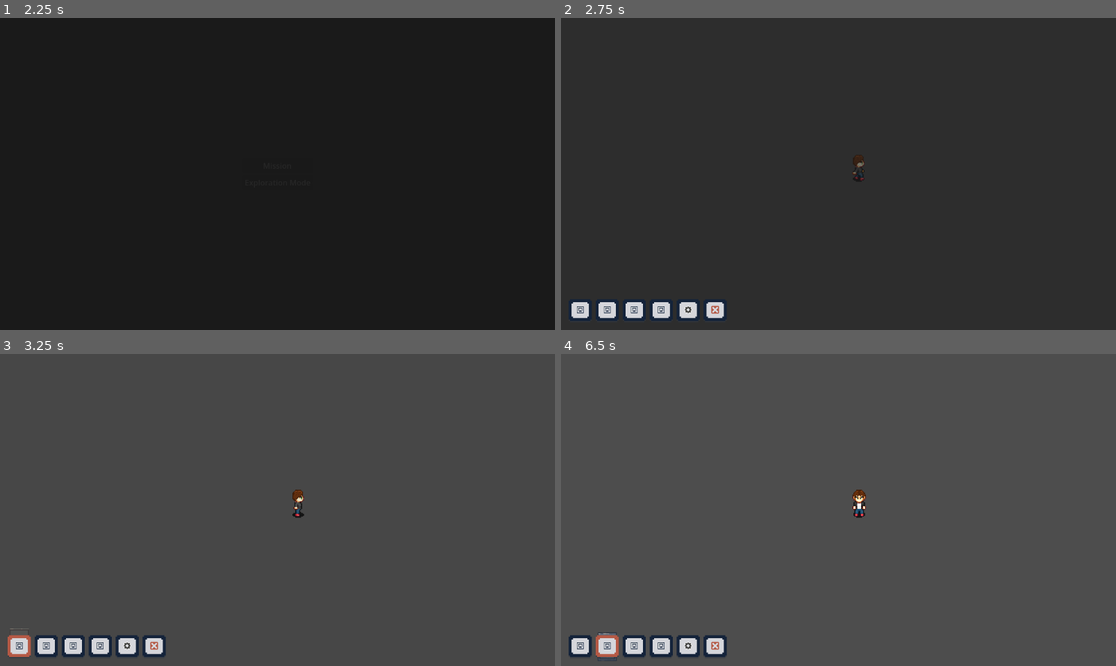
Above: before the commit, frames 1-4 (two rows, left to right).
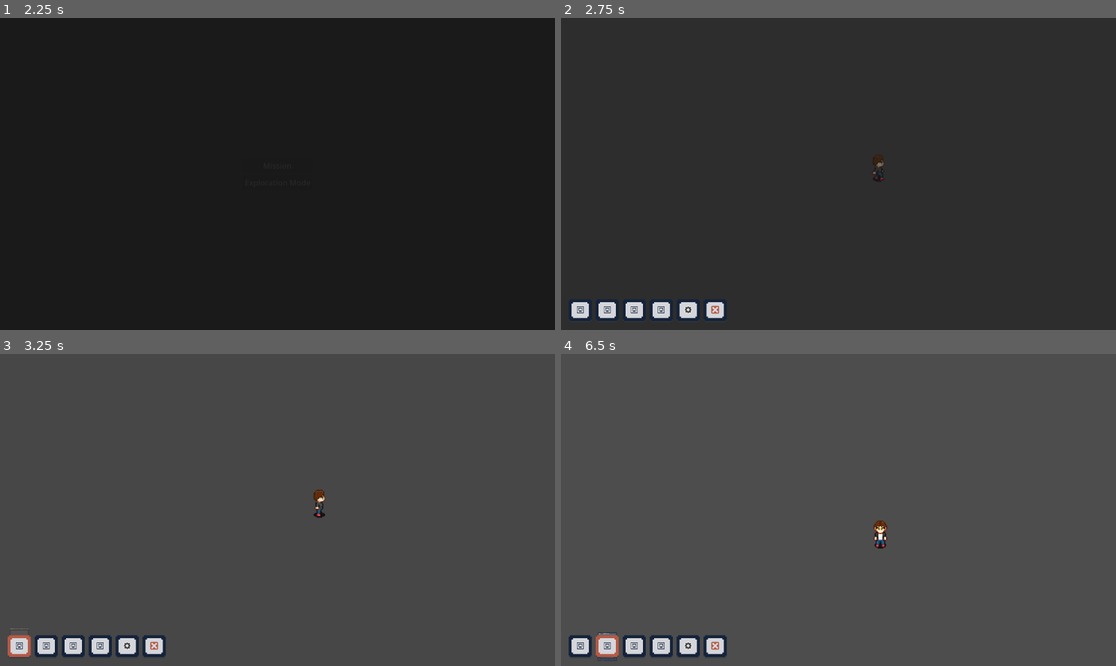
Above: after the commit, the same moments.

Repository: LutfiNR/troubleshooter
Game: Godot game, scene res://user_interface/menu.tscn
Same seed, same stepped clock (60 frames per second), same inputs: the game is played once before the commit and once after it. Before the commit the project has no main scene; this scene is started directly in both runs.
Inputs (mouse positions are in pixels of both pictures, inside the frame that each line leads up to):
- Up to frame 1 (2.25 s): click "Mission" at 0.5 s; click "Exploration Mode" at 1.25 s; move the mouse to (399, 158) at 2.02 s; press the mouse at (399, 158) at 2.03 s; hold D (move_right) from 2.03 s (still down)
- Up to frame 2 (2.75 s): keep holding D (move_right)
- Up to frame 3 (3.25 s): release D (move_right) at 2.75 s; release the mouse at (399, 494) at 2.75 s; click (16, 647) at 2.75 s
- Up to frame 4 (6.5 s): click (633, 647) at 3.5 s; click (688, 647) at 4.25 s; click (605, 647) at 5 s; tap Enter at 5.75 s; hold S (move_down) from 5.78 s (still down); click (605, 647) at 5.85 s

Frame 1 is identical in both runs. In frame 2, 0.2% of the frame differs, in the area x 52-59%, y 43-53%; in frame 3, 0.3%; in frame 4, 0.4%, in the area x 52-59%, y 43-63%.

Commit message:
[feat][Device Management] Binding Data & Device Management
- add binding data to entities

Diff:
--- a/autoloads/network_manager.gd
+++ b/autoloads/network_manager.gd
@@ -1,5 +1,6 @@
 extends Node
 class_name Networkmanager
+signal device_updated(id: String)
 
 enum PlayMode{
 	MISSION,
@@ -7,24 +8,15 @@
 }
 
 var play_mode: PlayMode
-# temp var for generating computer's id
-var computer_number_id: int = -1
+# temp var for generating id's device
+var computer_number_id: int = 0
+var server_number_id: int = 0
+var router_number_id: int = 0
+var switch_number_id: int = 0
 var computer_devices: Dictionary[String,ComputerDevice]
-var router_number_id: int = -1
 #var computer_devices: Dictionary[String,ServerDevice]
-var server_number_id: int = -1
 #var computer_devices: Dictionary[String,RouterDevice]
-var switch_number_id: int = -1
 #var computer_devices: Dictionary[String,SwitchDevice]
-
-func setup_device(device_type)-> void:
-	var device
-	if device_type == PlaceableItem.Type.COMPUTER:
-		device = ComputerDevice.new(_generate_id(device_type))
-		computer_devices[device.id] = device
-		print("[NETWORK MANAGER] Total Device: " + str(computer_devices.size()))
-	if device:
-		print("[NETWORK MANAGER] Setup Device " + device.id)
 
 func _generate_id(type: PlaceableItem.Type)-> String:
 	var id: String
@@ -41,3 +33,27 @@
 		#id = "switch_" + str(switch_number_id)
 		#switch_number_id += 1
 	return id
+func setup_device(device_type)-> void:
+	var device
+	if device_type == PlaceableItem.Type.COMPUTER:
+		device = ComputerDevice.new(_generate_id(device_type))
+		computer_devices[device.id] = device
+		print("[NETWORK MANAGER] Total Device: " + str(computer_devices.size()))
+	if device:
+		print("[NETWORK MANAGER] Setup Device " + device.id)
+
+func get_device(id: String):
+	if computer_devices.get(id):
+		return computer_devices.get(id)
+	return null
+
+func set_device_power(id: String)-> void:
+	var dev = get_device(id)
+	if dev == null:
+		return
+	if dev.power == NetworkDevice.PowerState.ON:
+		dev.set_power(NetworkDevice.PowerState.OFF)
+	else:
+		dev.set_power(NetworkDevice.PowerState.ON)
+	print("[NetworkManager] ", dev.id, "'s Power State change to ", dev.power)
+	device_updated.emit(id)
--- a/components/network_device/computer/computer_device.gd
+++ b/components/network_device/computer/computer_device.gd
@@ -9,3 +9,8 @@
 @export var ip_allocation_type: IPAllocationType = IPAllocationType.STATIC
 @export var default_gateway: String = ""
 @export var dns_server: String = ""
+@export var interface: NetworkInterface
+
+func _init(_id: String) -> void:
+	id = _id
+	interface = NetworkInterface.new("eth0")
--- a/components/network_device/network_device.gd
+++ b/components/network_device/network_device.gd
@@ -10,8 +10,11 @@
 @export var hostname: String = ""
 @export var power: PowerState = PowerState.OFF
 
-func _init(_id: String) -> void:
-	id = _id
+func set_hostname(_hostname)-> void:
+	hostname = _hostname
+
+func set_power(_power: PowerState)-> void:
+	power = _power
 
 func verify_configuration(correct_config: NetworkDevice)-> bool:
 	var is_correct = false
--- a/components/network_interface/network_interface.gd
+++ b/components/network_interface/network_interface.gd
@@ -19,33 +19,33 @@
 @export var export_ip_address: String = ""
 @export var export_subnet_mask: String = ""
 
-var ip_address: IPAddress = null
+var ip: IPAddress = null
 
-func _init() -> void:
+func _init(_id: String) -> void:
+	id = _id
 	setup_ip_address()
 
 func setup_ip_address() -> void:
 	# Layer 2 interfaces do not use IP
 	if is_layer2():
-		ip_address = null
+		ip = null
 		return
-	ip_address = IPAddress.new(
+	ip = IPAddress.new(
 		export_ip_address,
 		export_subnet_mask
 	)
-	if not ip_address.valid:
-		push_error(
-			"Invalid IP configuration on interface '%s'" % id
-		)
-		ip_address = null
+	if not ip.valid:
+		if ip.address != "":
+			push_error( "Invalid IP configuration on interface '%s'" % id)
+		ip = null
 
 func clear_ip_address() -> void:
 	export_ip_address = ""
 	export_subnet_mask = ""
-	ip_address = null
+	ip = null
 
 func has_ip_address() -> bool:
-	return ip_address != null
+	return ip != null
 
 func is_layer2() -> bool:
 	return layer == InterfaceLayer.SECONDLAYER
@@ -63,7 +63,7 @@
 	is_correct = is_correct and _verify_mac_address(correct_configuration.mac_address)
 	is_correct = is_correct and _verify_layer(correct_configuration.layer)
 	if is_layer3():
-		is_correct = is_correct and ip_address.verify_configuration(correct_configuration.ip_address)
+		is_correct = is_correct and ip.verify_configuration(correct_configuration.ip)
 	return is_correct
 
 func _verify_id(correct_id)-> bool:
--- /dev/null
+++ b/entities/computer/computer.gd
@@ -0,0 +1,78 @@
+extends StaticBody2D
+
+const FRAME_OFF_IDLE = 0
+const FRAME_OFF_HOVER = 1
+const FRAME_ON_IDLE = 2
+const FRAME_ON_HOVER = 3
+
+@export var id: String
+@export var sprite: Sprite2D
+@export var action_popup: VBoxContainer
+#@export var physical_scene: PackedScene
+#@export var desktop_scene: PackedScene
+
+var computer_number_id: int = 0
+var player_in_range: bool = false
+var device: ComputerDevice
+
+func _init() -> void:
+	id = _generate_id()
+
+func _ready() -> void:
+	NetworkManager.device_updated.connect(_on_device_updated)
+
+func load_device_data() -> void:
+	if id == "":
+		push_error("[" + name + "] ID is empty!")
+		return
+	device = NetworkManager.get_device(id)
+	if device:
+		_update_visual()
+	else:
+		push_error("[" + name + "] Failed to load device with id: " + id)
+
+func interact() -> void:
+	if not player_in_range: return
+
+	if action_popup:
+		if action_popup.is_open():
+			await action_popup.close()
+		else:
+			await action_popup.open()
+
+func _update_visual() -> void:
+	if device == null or sprite == null: return
+
+	var is_on = (device.power == NetworkDevice.PowerState.ON)
+	if player_in_range:
+		sprite.frame = FRAME_ON_HOVER if is_on else FRAME_OFF_HOVER
+	else:
+		sprite.frame = FRAME_ON_IDLE if is_on else FRAME_OFF_IDLE
+
+func _on_device_updated(updated_device_id: String) -> void:
+	if updated_device_id == id:
+		_update_visual()
+
+func _generate_id()-> String:
+	id = "computer_" + str(computer_number_id)
+	computer_number_id += 1
+	return id
+
+func _on_detect_area_body_entered(body: Node2D) -> void:
+	if body.name == "Player":
+		player_in_range = true
+		_update_visual()
+
+func _on_detect_area_body_exited(body: Node2D) -> void:
+	if body.name == "Player":
+		player_in_range = false
+		_update_visual()
+		if action_popup and action_popup.is_open():
+			await action_popup.close()
+
+func _on_interact_area_input_event(_viewport: Node, event: InputEvent, _shape_idx: int) -> void:
+	if player_in_range and event.is_action_pressed("click_left"):
+		interact()
+
+func _on_power_button_pressed() -> void:
+	NetworkManager.set_device_power(id)
--- a/entities/computer/pc.tscn
+++ b/entities/computer/pc.tscn
@@ -1,5 +1,7 @@
 [gd_scene format=3 uid="uid://tuwvtg40j5ob"]
 
+[ext_resource type="Script" uid="uid://2he67g44tjx0" path="res://entities/computer/computer.gd" id="1_ywltm"]
+[ext_resource type="Script" uid="uid://cjpyyc2213" path="res://entities/utils/action_popup_device.gd" id="2_ac1i5"]
 [ext_resource type="Texture2D" uid="uid://c3jkuuoqft25o" path="res://assets/PC/pc.png" id="2_v4cfa"]
 [ext_resource type="Texture2D" uid="uid://1o1qxa1r1o2r" path="res://assets/PopupActionDevice/popupobject_0001.png" id="4_v4cfa"]
 [ext_resource type="Texture2D" uid="uid://o0a73wefbihk" path="res://assets/PopupActionDevice/popupobject_0002.png" id="5_rpx5f"]
@@ -33,8 +35,11 @@
 &"RESET": SubResource("Animation_yhewp")
 }
 
-[node name="PC" type="StaticBody2D" unique_id=1713763221]
+[node name="PC" type="StaticBody2D" unique_id=1713763221 node_paths=PackedStringArray("sprite", "action_popup")]
 y_sort_enabled = true
+script = ExtResource("1_ywltm")
+sprite = NodePath("Sprite2D")
+action_popup = NodePath("ActionContainer")
 
 [node name="CollisionShape2D" type="CollisionShape2D" parent="." unique_id=1370478908]
 position = Vector2(0, -1.5)
@@ -77,6 +82,7 @@
 pivot_offset = Vector2(0, 28)
 size_flags_horizontal = 4
 size_flags_vertical = 4
+script = ExtResource("2_ac1i5")
 metadata/_edit_use_anchors_ = true
 
 [node name="PowerButton" type="TextureButton" parent="ActionContainer" unique_id=1394131975]
@@ -98,6 +104,6 @@
 [connection signal="input_event" from="InteractArea" to="." method="_on_interact_area_input_event"]
 [connection signal="body_entered" from="DetectArea" to="." method="_on_detect_area_body_entered"]
 [connection signal="body_exited" from="DetectArea" to="." method="_on_detect_area_body_exited"]
-[connection signal="toggled" from="ActionContainer/PowerButton" to="." method="_on_power_button_toggled"]
+[connection signal="pressed" from="ActionContainer/PowerButton" to="." method="_on_power_button_pressed"]
 [connection signal="pressed" from="ActionContainer/DesktopButton" to="." method="_on_desktop_button_pressed"]
 [connection signal="pressed" from="ActionContainer/PhysicalButton" to="." method="_on_physical_button_pressed"]
--- a/entities/item/placing_item.gd
+++ b/entities/item/placing_item.gd
@@ -41,6 +41,7 @@
 	is_placed = true
 	device.modulate.a = 1
 	NetworkManager.setup_device(selected_item.type)
+	device.load_device_data()
 	InventoryManager.item_selected.emit(null)
 
 func grab_to_mouse_position() -> void:
--- a/entities/player/player.tscn
+++ b/entities/player/player.tscn
@@ -182,7 +182,7 @@
 
 [node name="PlayerMovementComponent" type="Node" parent="." unique_id=725124542 node_paths=PackedStringArray("character")]
 script = ExtResource("10_ve7px")
-speed = 50.0
+speed = 100.0
 character = NodePath("..")
 metadata/_custom_type_script = "uid://co3y8tt6qsgiv"
 
--- a/entities/router/router.tscn
+++ b/entities/router/router.tscn
@@ -1,6 +1,7 @@
 [gd_scene format=3 uid="uid://noeheffbrarg"]
 
 [ext_resource type="Texture2D" uid="uid://1o1qxa1r1o2r" path="res://assets/PopupActionDevice/popupobject_0001.png" id="2_7tldx"]
+[ext_resource type="Script" uid="uid://cjpyyc2213" path="res://entities/utils/action_popup_device.gd" id="2_12yem"]
 [ext_resource type="Texture2D" uid="uid://dg7uebr3q32ic" path="res://assets/Router/router.png" id="2_vbwme"]
 [ext_resource type="Texture2D" uid="uid://o0a73wefbihk" path="res://assets/PopupActionDevice/popupobject_0002.png" id="3_y0sel"]
 [ext_resource type="Texture2D" uid="uid://brk1c22ex38kp" path="res://assets/PopupActionDevice/popupobject_0003.png" id="4_41528"]
@@ -78,6 +79,7 @@
 pivot_offset = Vector2(0, 28)
 size_flags_horizontal = 4
 size_flags_vertical = 4
+script = ExtResource("2_12yem")
 metadata/_edit_use_anchors_ = true
 
 [node name="PowerButton" type="TextureButton" parent="ActionContainer" unique_id=1394131975]
--- a/entities/server/server.tscn
+++ b/entities/server/server.tscn
@@ -1,6 +1,7 @@
 [gd_scene format=3 uid="uid://btutdscth7cb"]
 
 [ext_resource type="Texture2D" uid="uid://1o1qxa1r1o2r" path="res://assets/PopupActionDevice/popupobject_0001.png" id="2_3174c"]
+[ext_resource type="Script" uid="uid://cjpyyc2213" path="res://entities/utils/action_popup_device.gd" id="2_e42gq"]
 [ext_resource type="Texture2D" uid="uid://beqpwyanh864" path="res://assets/Server/server.png" id="2_kxqil"]
 [ext_resource type="Texture2D" uid="uid://o0a73wefbihk" path="res://assets/PopupActionDevice/popupobject_0002.png" id="3_hfu3o"]
 [ext_resource type="Texture2D" uid="uid://brk1c22ex38kp" path="res://assets/PopupActionDevice/popupobject_0003.png" id="4_xxsur"]
@@ -76,6 +77,7 @@
 pivot_offset = Vector2(0, 28)
 size_flags_horizontal = 4
 size_flags_vertical = 4
+script = ExtResource("2_e42gq")
 metadata/_edit_use_anchors_ = true
 
 [node name="PowerButton" type="TextureButton" parent="ActionContainer" unique_id=1394131975]
--- a/entities/switch/switch.tscn
+++ b/entities/switch/switch.tscn
@@ -1,10 +1,8 @@
 [gd_scene format=3 uid="uid://bhbp4y5qe6gvk"]
 
-[ext_resource type="Script" uid="uid://c1r6vmhrnysag" path="res://entities/device/utils/action_popup.gd" id="2_jgo17"]
+[ext_resource type="Script" uid="uid://cjpyyc2213" path="res://entities/utils/action_popup_device.gd" id="2_8opld"]
 [ext_resource type="Texture2D" uid="uid://1o1qxa1r1o2r" path="res://assets/PopupActionDevice/popupobject_0001.png" id="2_jgohr"]
 [ext_resource type="Texture2D" uid="uid://ce274dsb13ua5" path="res://assets/Switch/switch.png" id="2_onevj"]
-[ext_resource type="PackedScene" uid="uid://ltpg38702vte" path="res://entities/device/switch/physical/switch_physical.tscn" id="2_tsfvs"]
-[ext_resource type="Script" uid="uid://bpkewho0tjmf" path="res://entities/device/switch/switch.gd" id="2_uk7y1"]
 [ext_resource type="Texture2D" uid="uid://brk1c22ex38kp" path="res://assets/PopupActionDevice/popupobject_0003.png" id="4_uoypf"]
 
 [sub_resource type="RectangleShape2D" id="RectangleShape2D_uk7y1"]
@@ -36,12 +34,8 @@
 &"RESET": SubResource("Animation_yhewp")
 }
 
-[node name="Switch" type="StaticBody2D" unique_id=1625809566 node_paths=PackedStringArray("sprite", "action_popup")]
+[node name="Switch" type="StaticBody2D" unique_id=1625809566]
 y_sort_enabled = true
-script = ExtResource("2_uk7y1")
-sprite = NodePath("Sprite2D")
-action_popup = NodePath("ActionContainer")
-physical_scene = ExtResource("2_tsfvs")
 
 [node name="CollisionShape2D" type="CollisionShape2D" parent="." unique_id=1370478908]
 position = Vector2(0, 1)
@@ -83,7 +77,7 @@
 pivot_offset = Vector2(0, 28)
 size_flags_horizontal = 4
 size_flags_vertical = 4
-script = ExtResource("2_jgo17")
+script = ExtResource("2_8opld")
 metadata/_edit_use_anchors_ = true
 
 [node name="PowerButton" type="TextureButton" parent="ActionContainer" unique_id=1394131975]
--- /dev/null
+++ b/entities/utils/action_popup_device.gd
@@ -0,0 +1,47 @@
+class_name ActionPopup
+extends VBoxContainer
+
+var _is_open := false
+var _tween: Tween
+
+func is_open() -> bool:
+	return _is_open
+
+
+func open() -> void:
+	if _is_open:
+		return
+
+	visible = true
+	modulate.a = 0.0
+	scale = Vector2(0, 0)
+	_is_open = true
+	await _fade_to(1.0,)
+	await _scale_to(Vector2(1,1))
+
+
+func close() -> void:
+	if not _is_open:
+		return
+
+	await _scale_to(Vector2(0,0))
+	await _fade_to(0.0)
+	_is_open = false
+	visible = false
+
+
+func _fade_to(target_alpha: float) -> void:
+	if _tween:
+		_tween.kill()
+
+	_tween = get_tree().create_tween().set_trans(Tween.TRANS_BOUNCE)
+	_tween.tween_property(self, "modulate:a", target_alpha, 0.15)
+	await _tween.finished
+
+func _scale_to( target_scale: Vector2) -> void:
+	if _tween:
+		_tween.kill()
+
+	_tween = get_tree().create_tween().set_trans(Tween.TRANS_BOUNCE)
+	_tween.tween_property(self, "scale", target_scale, 0.15)
+	await _tween.finished
--- a/project.godot
+++ b/project.godot
@@ -13,6 +13,7 @@
 config/name="troubleshooter"
 config/description="Network Administrator Game Simulation"
 config/version="1.0"
+run/main_scene="uid://dkdwx4030fgpx"
 config/features=PackedStringArray("4.6", "Forward Plus")
 config/icon="res://icon.svg"
 
--- a/world/exploration.tscn
+++ b/world/exploration.tscn
@@ -7,8 +7,6 @@
 
 [node name="Main" type="Node2D" parent="." unique_id=984053639]
 
-[node name="Player" parent="Main" unique_id=196673383 instance=ExtResource("1_g7j5j")]
-
 [node name="PlaceItemSystem" type="Node2D" parent="Main" unique_id=1033355978 node_paths=PackedStringArray("computer_container")]
 script = ExtResource("2_bku14")
 computer_container = NodePath("../Computers")
@@ -16,4 +14,6 @@
 
 [node name="Computers" type="Node2D" parent="Main" unique_id=536433220]
 
+[node name="Player" parent="Main" unique_id=196673383 instance=ExtResource("1_g7j5j")]
+
 [node name="Overlay" type="Node2D" parent="." unique_id=261510194]
Not shown, added: entities/computer/computer.gd.uid
Not shown, added: entities/utils/action_popup_device.gd.uid
